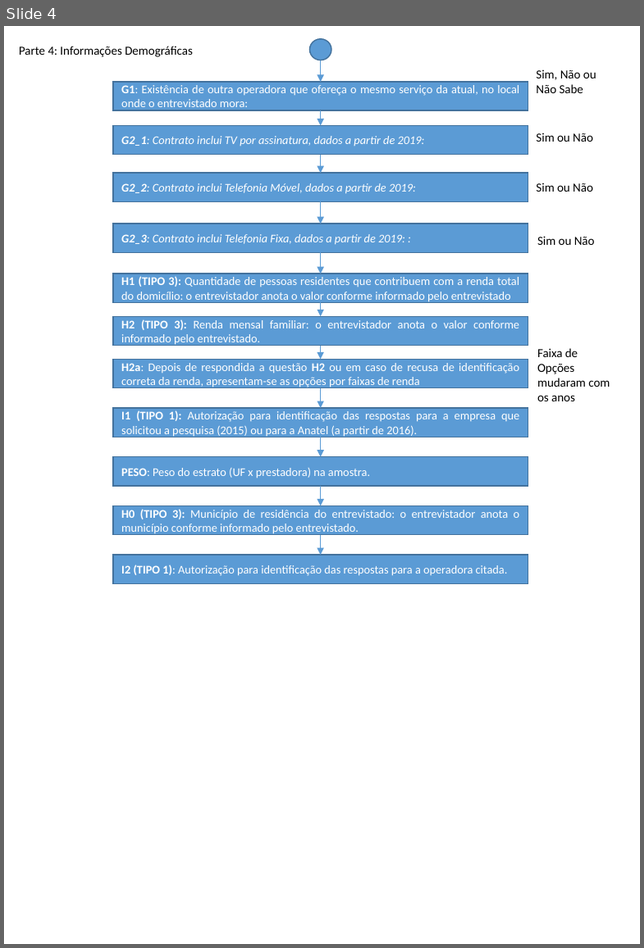
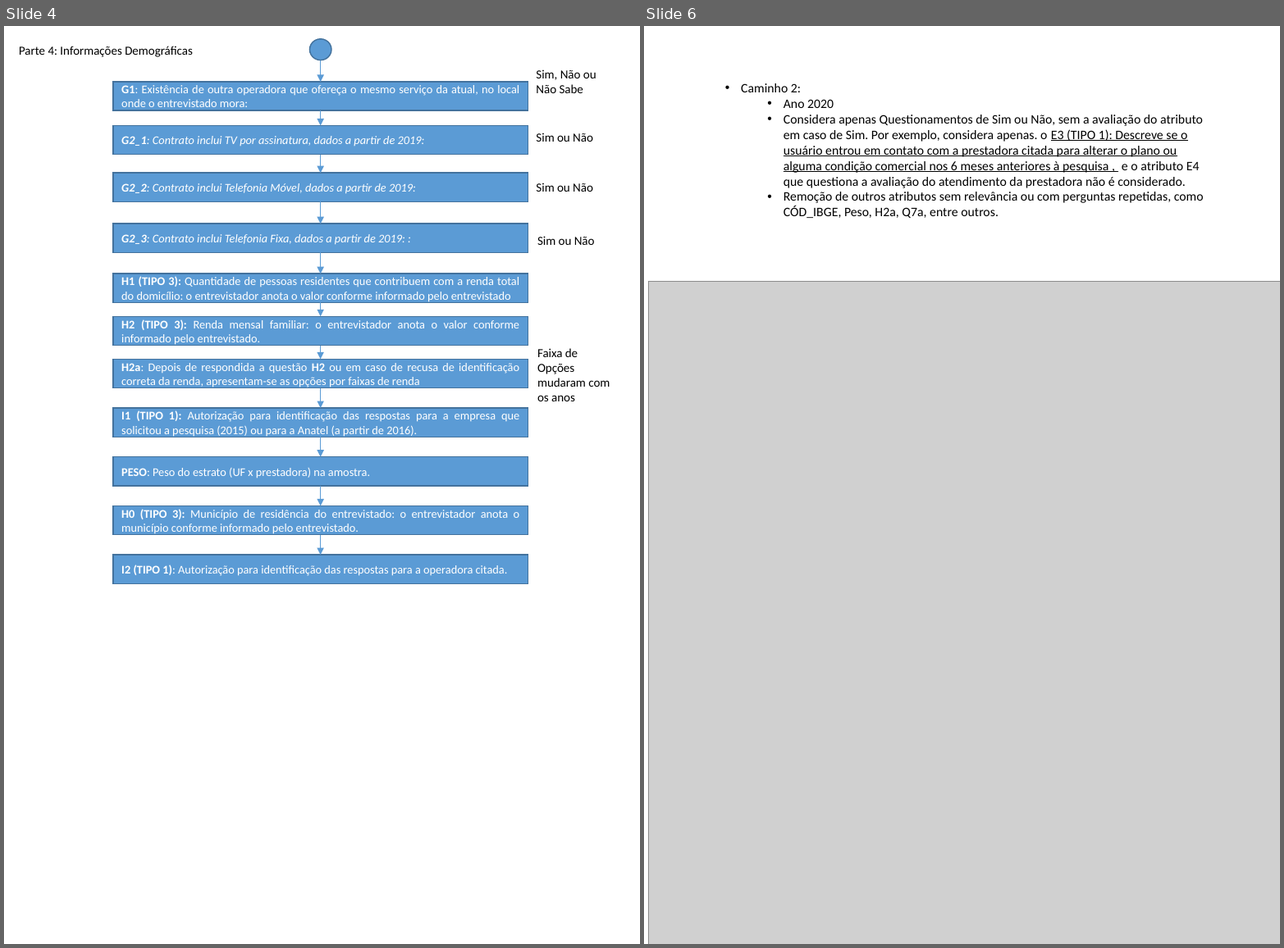
Before and after one commit to mrelero/machine-learning-anatel-database, a slide deck: Fluxo_Pesquisa.pptx. Shown side by side, each under a label of ours: slide 4 before the commit, slides 4 and 6 after it; the slides between them are not shown. The pictures are 644x948 and 1284x948 pixels, drawn with LibreOffice and Linux fonts; fonts in the diff are those of the drawing; grey boxes stand for pictures. Boxes give left, top, right and bottom in pixels: in the first picture for what was removed or moved away, otherwise in the second. Text is boxed around its words. In the diff, an @@ line names an element or a change of style, - is before the commit and + after.

Commit message:
Caminhos 1, 2, 3, 4

```diff
--- a/Fluxo_Pesquisa.pptx
+++ b/Fluxo_Pesquisa.pptx
@@ slide 6 added at bbox=[644, 26, 1280, 944], background #FFFFFF @@
@@ text added at bbox=[741, 83, 1203, 218], 11 pt, text #000000 @@
+• Caminho 2:
+  • Ano 2020
+  • Considera apenas Questionamentos de Sim ou Não, sem a avaliação do atributo em caso de Sim. Por exemplo, considera apenas. o E3 (TIPO 1): Descreve se o usuário entrou em contato com a prestadora citada para alterar o plano ou alguma condição comercial nos 6 meses anteriores à pesquisa , e o atributo E4 que questiona a avaliação do atendimento da prestadora não é considerado.
+  • Remoção de outros atributos sem relevância ou com perguntas repetidas, como CÓD_IBGE, Peso, H2a, Q7a, entre outros.
@@ picture added at bbox=[648, 282, 1280, 944] @@
```
Also in this commit, not shown: 1 slide changed, 4 other slides added, 1 slide removed, 1 other file.
